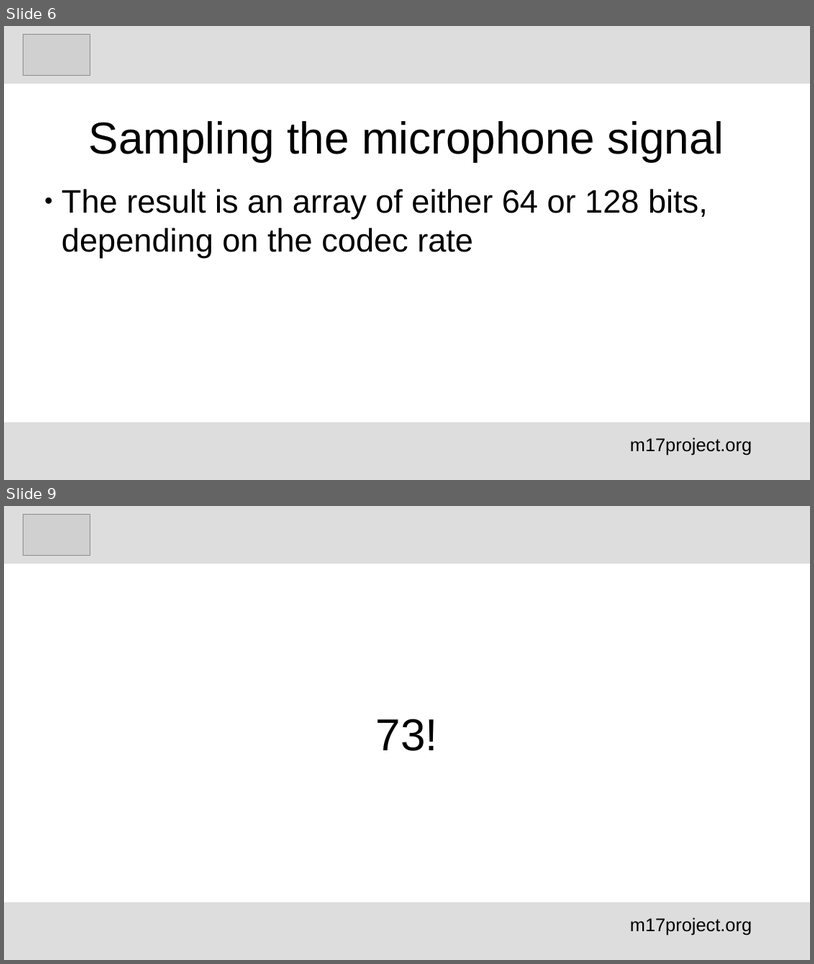
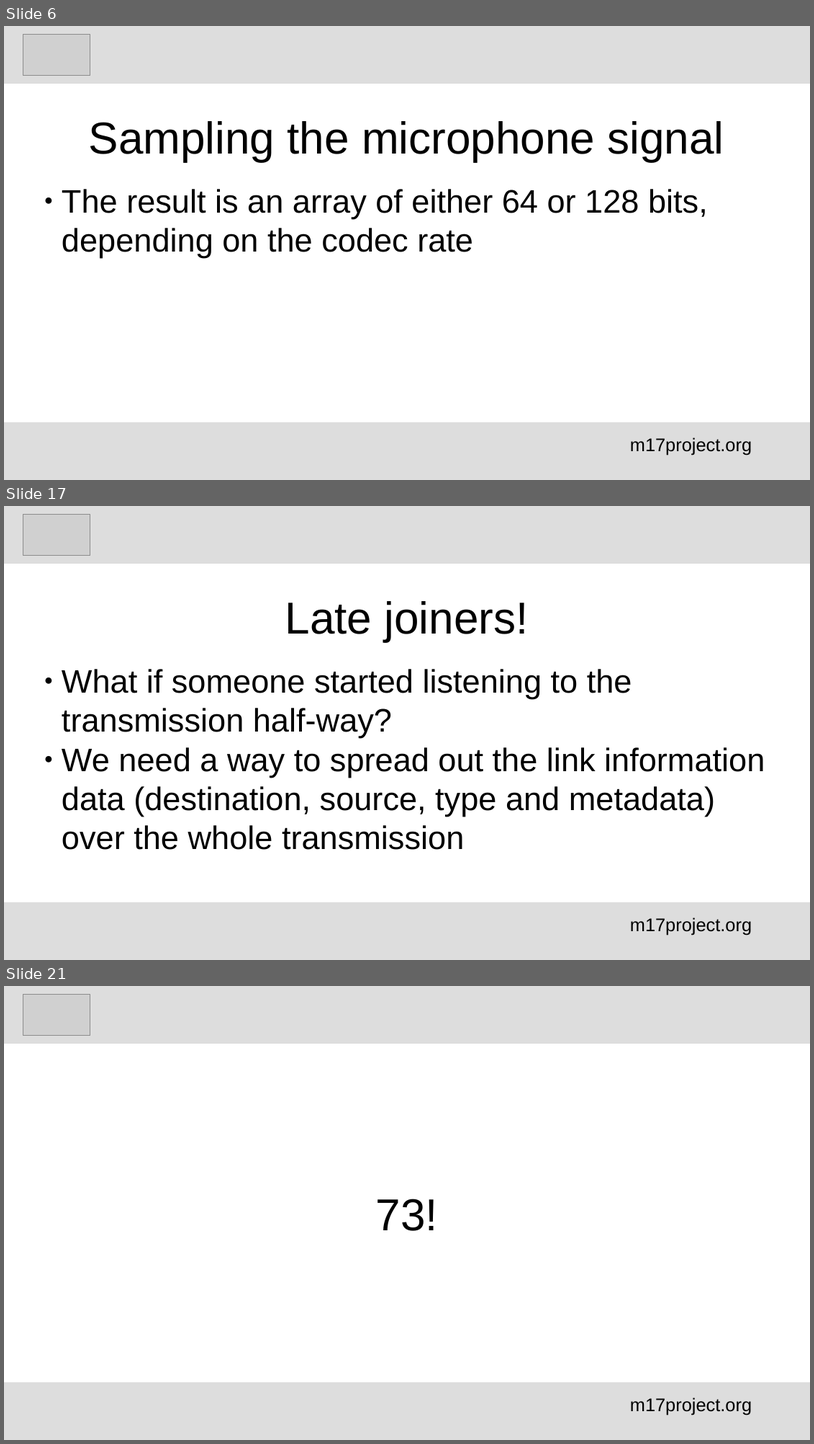
Before and after one commit to M17-Project/M17_education, a slide deck: English/M17_voice_encoding_en.odp. Shown one above the other, each under a label of ours: slides 6 and 9 before the commit, slides 6, 17 and 21 after it; the slides between them are not shown. The pictures are 814x964 and 814x1444 pixels, drawn with LibreOffice and Linux fonts; fonts in the diff are those of the drawing; grey boxes stand for pictures. Boxes give left, top, right and bottom in pixels: in the first picture for what was removed or moved away, otherwise in the second. Text is boxed around its words. In the diff, an @@ line names an element or a change of style, - is before the commit and + after.

```diff
--- a/English/M17_voice_encoding_en.odp
+++ b/English/M17_voice_encoding_en.odp
@@ slide 17 added at (4, 506, 810, 960), background #FFFFFF @@
@@ rectangle added at (4, 506, 810, 564), fill #DDDDDD @@
@@ picture added at (23, 514, 90, 556) @@
@@ title added at (286, 601, 529, 641), 44 pt, text #000000 @@
+Late joiners!
@@ subtitle added at (62, 669, 765, 849), 32 pt, text #000000 @@
+● What if someone started listening to the transmission half-way?
+● We need a way to spread out the link information data (destination, source, type and metadata) over the whole transmission
@@ rectangle added at (4, 902, 810, 960), fill #DDDDDD @@
@@ text added at (630, 917, 752, 934), 18 pt, text #000000 @@
+m17project.org
@@ what was slide 9 is now slide 21 @@
```
Also in this commit, not shown: 2 slides changed, 11 other slides added.
